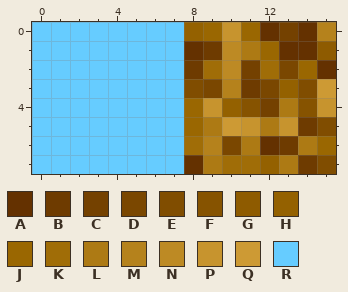
File history of a pixel-art sprite, assets/level-textures.png. That is the earlier state.
The file is 16x8 pixels. Colours within 5 levels of each other are drawn and written as one.
Palette (. is transparent): A #643100  B #6e3b00  C #744100  D #7a4700  E #804d00  F #865300  G #8e5b00  H #946100  J #9a6701  K #a06d07  L #ad7a14  M #b5821c  N #bd8a24  P #c7942e  Q #cd9a34  R #66ccff
Pixels before, first column x 0:
0 RRRRRRRRHJPJACAM
1 RRRRRRRRABNLJAAG
2 RRRRRRRRBKNCKDJA
3 RRRRRRRREDMBDHEQ
4 RRRRRRRRJPHFCLFP
5 RRRRRRRRJLQPLPBE
6 RRRRRRRRKMDLABLJ
7 RRRRRRRRALKKHLBE
After the commit:
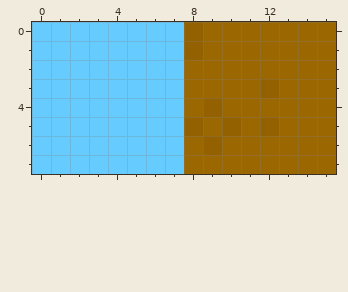
Edits made:
{"y":0,"x":10,"old":"P","new":"J"}
{"y":0,"x":12,"old":"ACAM","new":"JJJJ"}
{"y":1,"x":8,"old":"ABNL","new":"HJJJ"}
{"y":1,"x":13,"old":"AAG","new":"JJJ"}
{"y":2,"x":8,"old":"BKNCKD","new":"JJJJJJ"}
{"y":2,"x":15,"old":"A","new":"J"}
{"y":3,"x":8,"old":"EDMBDHEQ","new":"JJJJHJJJ"}
{"y":4,"x":9,"old":"PHFCLFP","new":"HJJJJJJ"}
{"y":5,"x":8,"old":"JLQPLPBE","new":"HJHJHJJJ"}
{"y":6,"x":8,"old":"KMDLABL","new":"JHJJJJJ"}
{"y":7,"x":8,"old":"ALKKHLBE","new":"JJJJJJJJ"}
